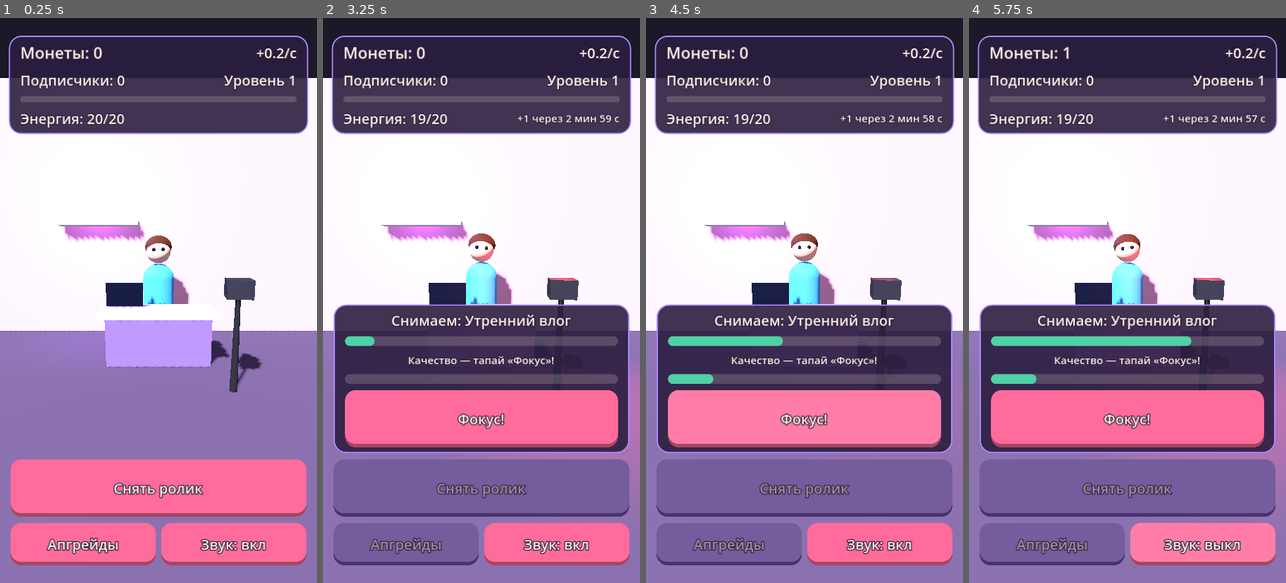
Above: before the commit, frames 1-4 (left to right).
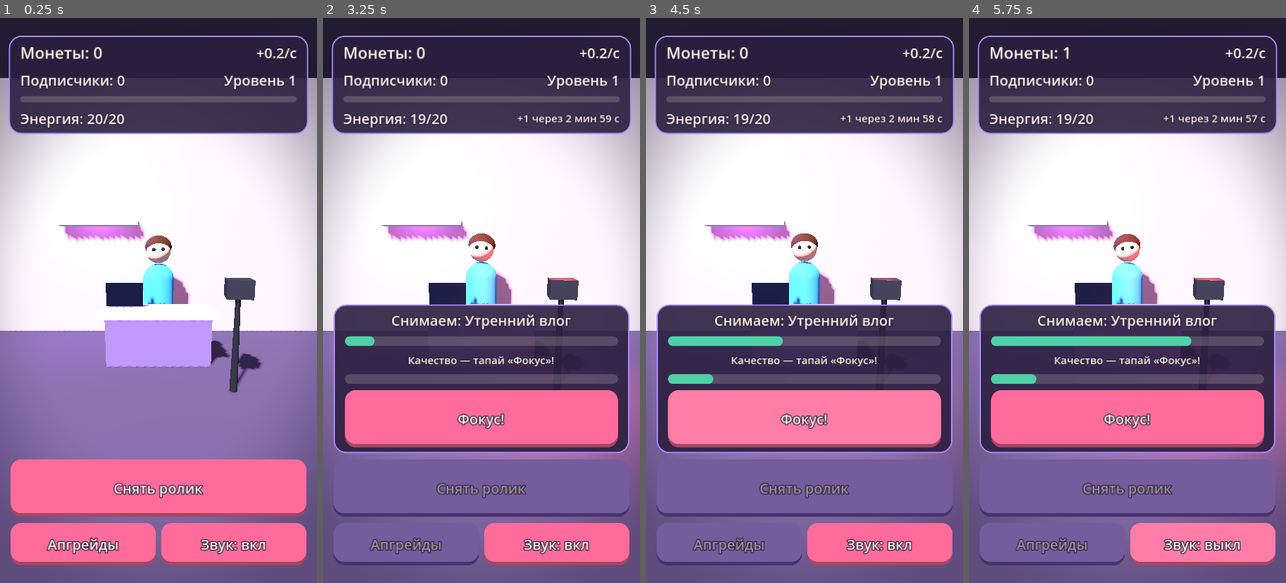
Above: after the commit, the same moments.

Repository: mcvadi777-code/clipstar
Game: Godot game, scene res://scenes/main.tscn
Same seed, same stepped clock (60 frames per second), same inputs: the game is played once before the commit and once after it.
Inputs:
- Up to frame 1 (0.25 s): no input
- Up to frame 2 (3.25 s): click "Снять ролик" at 0.5 s; click "Апгрейды" at 1.25 s; click "Звук: вкл" at 2 s; click "Утренний влог охват x1.0 · эн…" at 2.75 s
- Up to frame 3 (4.5 s): click "Фокус!" at 3.5 s; click "Фокус!" at 4.25 s
- Up to frame 4 (5.75 s): click "Звук: вкл" at 5 s

The runs differ from the first frame. In frame 1, 10% of the frame differs, in the area x 0-100%, y 10-100%; in frame 2, 10%; in frame 3, 10%; in frame 4, 10%.

Commit message:
step3: scenes/main.tscn

Diff:
--- a/scenes/main.tscn
+++ b/scenes/main.tscn
@@ -8,6 +8,14 @@
 [ext_resource type="PackedScene" path="res://scenes/ui/result_popup.tscn" id="6_result"]
 [ext_resource type="PackedScene" path="res://scenes/ui/upgrade_panel.tscn" id="7_upgrade"]
 [ext_resource type="PackedScene" path="res://scenes/ui/offline_popup.tscn" id="8_offline"]
+[ext_resource type="Shader" path="res://assets/shaders/vignette.gdshader" id="9_vignette"]
+
+[sub_resource type="ShaderMaterial" id="ShaderMaterial_vignette"]
+shader = ExtResource("9_vignette")
+shader_parameter/tint = Color(0.168627, 0.117647, 0.247059, 1)
+shader_parameter/inner_radius = 0.55
+shader_parameter/outer_radius = 1.15
+shader_parameter/strength = 0.45
 
 [node name="Main" type="Node"]
 script = ExtResource("1_main")
@@ -16,6 +24,18 @@
 
 [node name="VideoShoot" type="Node" parent="."]
 script = ExtResource("3_shoot")
+
+[node name="PostFX" type="CanvasLayer" parent="."]
+layer = 0
+
+[node name="Vignette" type="ColorRect" parent="PostFX"]
+material = SubResource("ShaderMaterial_vignette")
+anchors_preset = 15
+anchor_right = 1.0
+anchor_bottom = 1.0
+grow_horizontal = 2
+grow_vertical = 2
+mouse_filter = 2
 
 [node name="UI" type="CanvasLayer" parent="."]
 
Not shown: 1 places in scenes/main.tscn that only renumber resources
